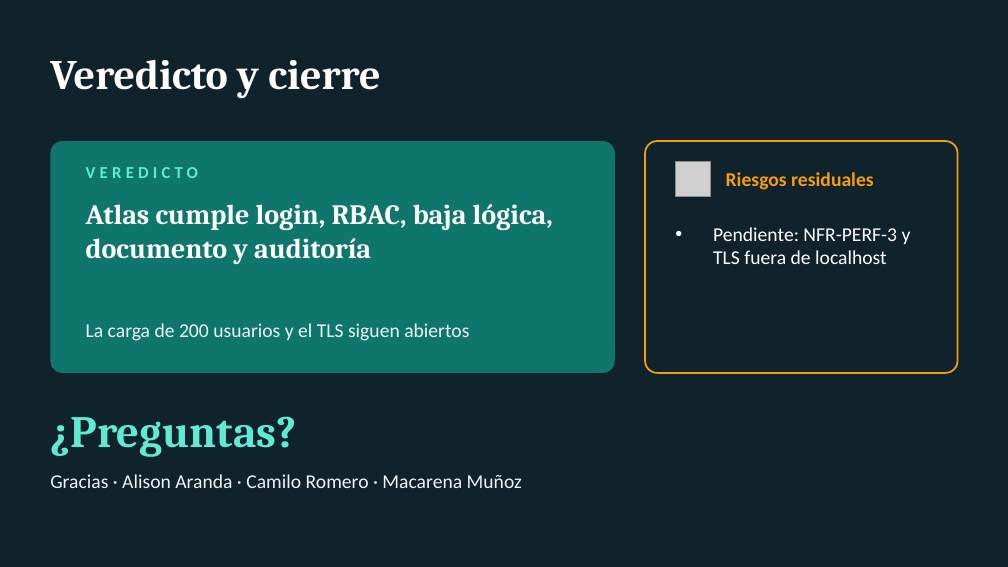
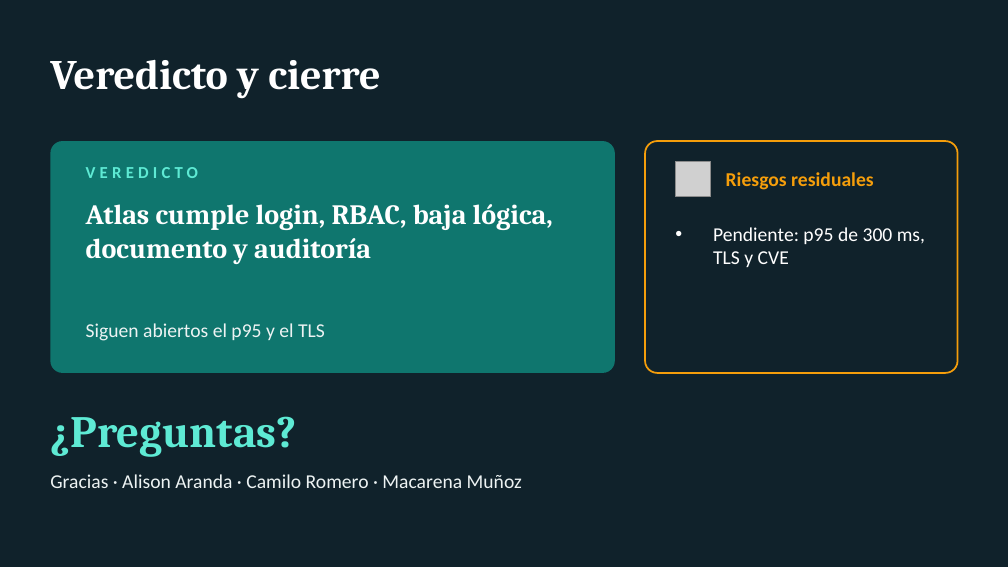
Before and after one commit to milotkg2/seguridad-calidad-software-ev2-atlas, a slide deck: slide 13 of entrega/Presentacion_EP4_Atlas.pptx. Drawn at 1008x567 pixels with LibreOffice and Linux fonts; fonts in the diff are those of the drawing; grey boxes stand for pictures. Boxes give left, top, right and bottom in pixels: in the first picture for what was removed or moved away, otherwise in the second. Text is boxed around its words. In the diff, an @@ line names an element or a change of style, - is before the commit and + after.

```diff
--- a/entrega/Presentacion_EP4_Atlas.pptx
+++ b/entrega/Presentacion_EP4_Atlas.pptx
@@ text at [713,227,925,267]: text changed @@
-• Pendiente: NFR-PERF-3 y TLS fuera de localhost
+• Pendiente: p95 de 300 ms, TLS y CVE
@@ text at [86,323,325,341]: text changed @@
-La carga de 200 usuarios y el TLS siguen abiertos
+Siguen abiertos el p95 y el TLS
```
Also in this commit, not shown: 9 other slides changed, 37 other files.
